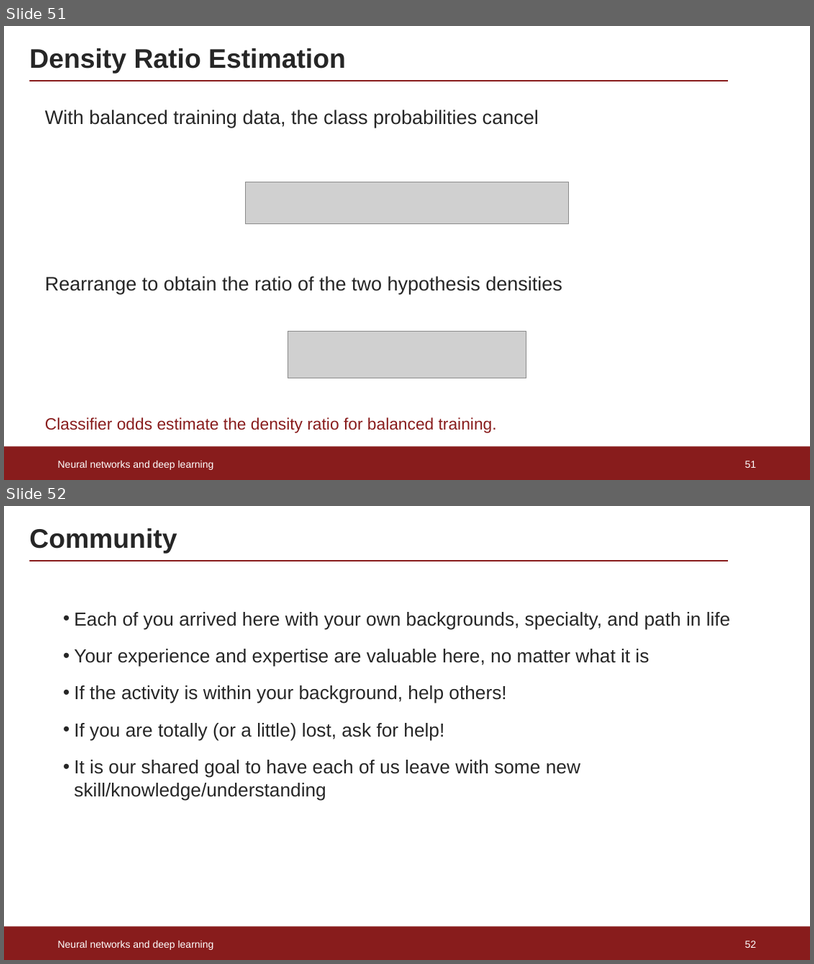
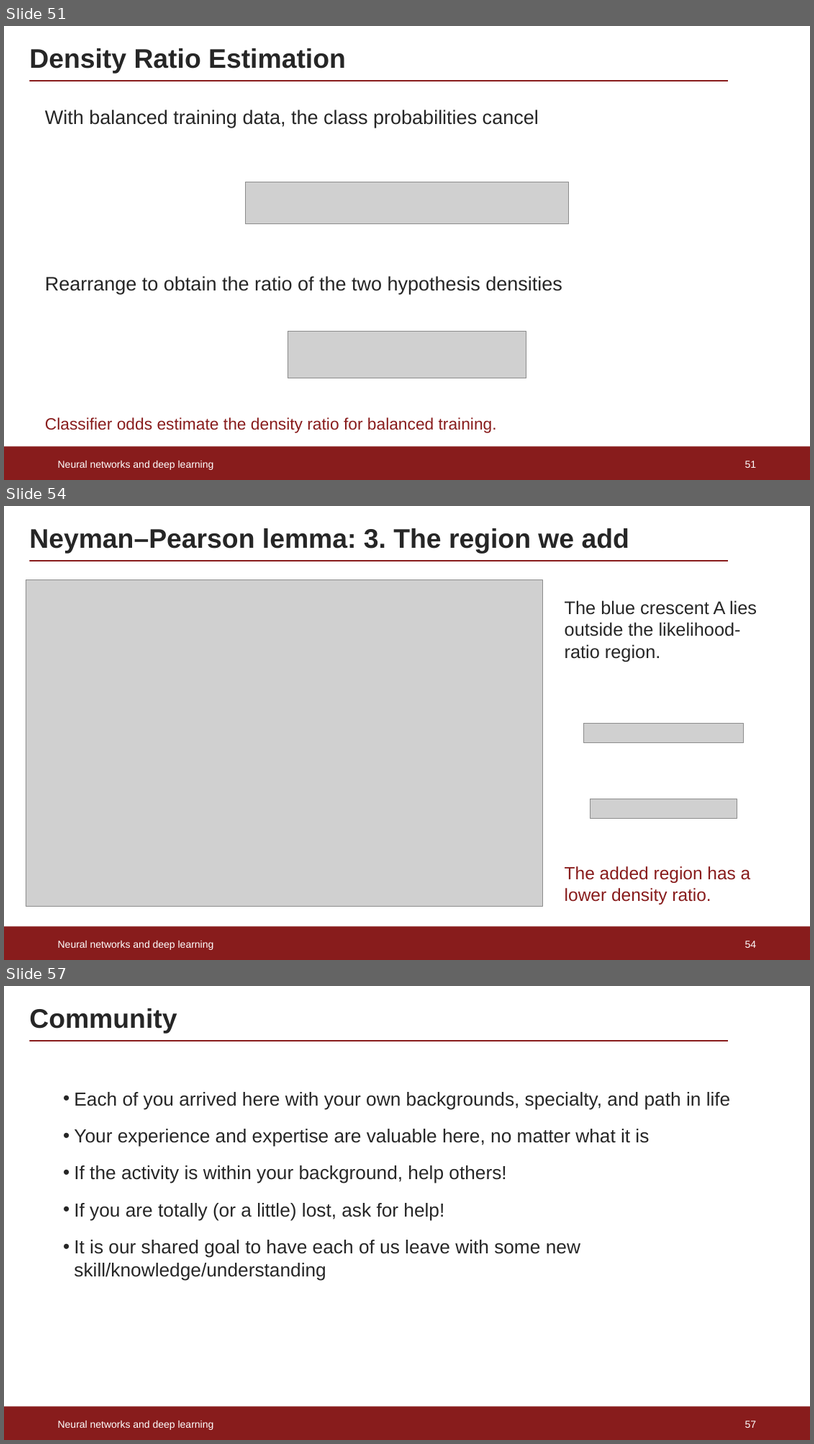
Before and after one commit to rafaellopesdesa/ML_Mandi, a slide deck: lectures/Lecture1_Neural_Networks.pptx. Shown one above the other, each under a label of ours: slides 51 and 52 before the commit, slides 51, 54 and 57 after it; the slides between them are not shown. The pictures are 814x964 and 814x1444 pixels, drawn with LibreOffice and Linux fonts; fonts in the diff are those of the drawing; grey boxes stand for pictures. Boxes give left, top, right and bottom in pixels: in the first picture for what was removed or moved away, otherwise in the second. Text is boxed around its words. In the diff, an @@ line names an element or a change of style, - is before the commit and + after.

```diff
--- a/lectures/Lecture1_Neural_Networks.pptx
+++ b/lectures/Lecture1_Neural_Networks.pptx
@@ slide 54 added at (x1=4, y1=506, x2=810, y2=960), background #FFFFFF @@
@@ title added at (x1=29, y1=528, x2=630, y2=554), 32 pt, text #262626, bold @@
+Neyman–Pearson lemma: 3. The region we add
@@ line added from (29, 561) to (729, 561), #881C1C 1.5 pt @@
@@ picture added at (x1=26, y1=580, x2=543, y2=906) @@
@@ text added at (x1=565, y1=600, x2=757, y2=662), 21.7 pt, text #262626 @@
+The blue crescent A lies outside the likelihood-ratio region.
@@ picture added at (x1=584, y1=723, x2=744, y2=743) @@
@@ picture added at (x1=591, y1=798, x2=738, y2=818) @@
@@ text added at (x1=565, y1=866, x2=751, y2=904), 21 pt, text #881C1C @@
+The added region has a lower density ratio.
@@ rectangle added at (x1=4, y1=926, x2=810, y2=959), fill #881C1C @@
@@ text added at (x1=58, y1=940, x2=214, y2=950), 12 pt, text #FFFFFF @@
+Neural networks and deep learning
@@ page number added at (x1=746, y1=940, x2=757, y2=947), 12 pt, text #FFFFFF @@
+54
@@ what was slide 52 is now slide 57 @@
@@ page number at (x1=746, y1=1420, x2=757, y2=1427): text changed @@
-52
+57
```
Also in this commit, not shown: 4 other slides added, 1 other file.
